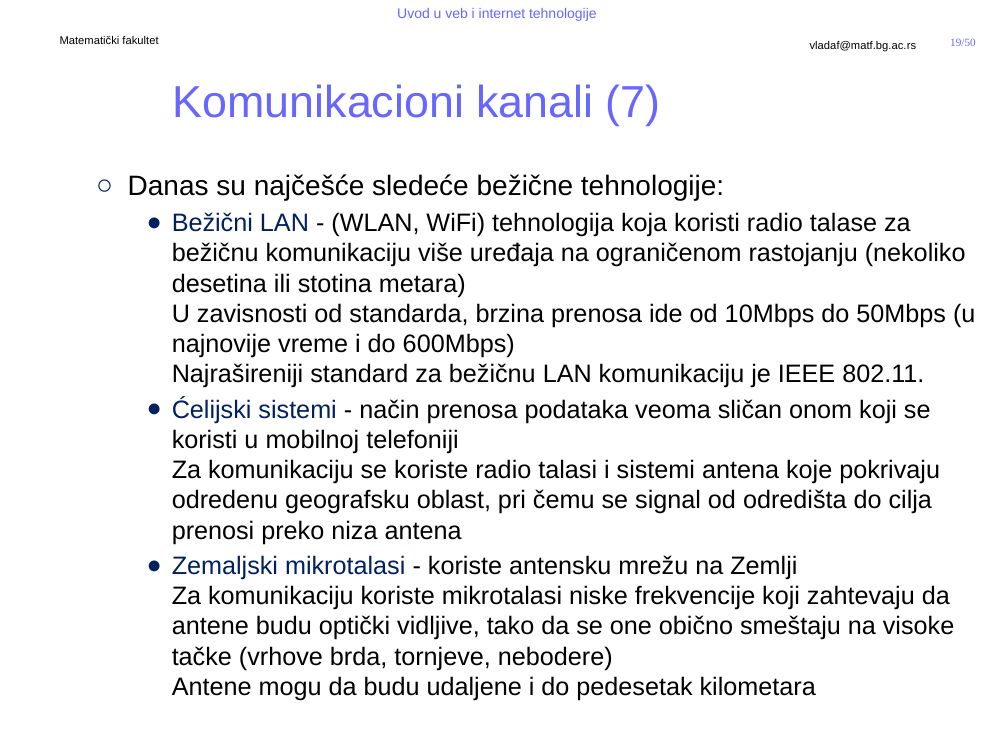
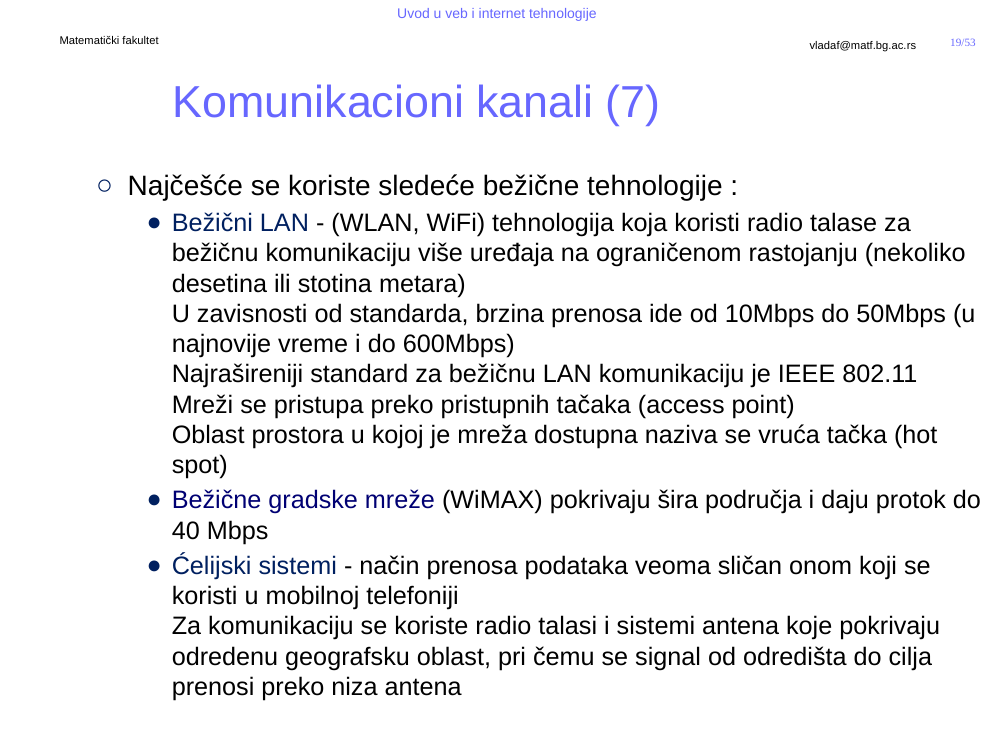
Before and after one commit to MatfUVIT/info, a slide deck: slide 19 of predavanja/prezentacije/UVIT01-01-Uvod u racunarske mreze.pptx. Drawn at 1008x756 pixels with LibreOffice and Linux fonts; fonts in the diff are those of the drawing; background and template pictures are left out. Boxes give left, top, right and bottom in pixels: in the first picture for what was removed or moved away, otherwise in the second. Text is boxed around its words. In the diff, an @@ line names an element or a change of style, - is before the commit and + after.

```diff
--- a/predavanja/prezentacije/UVIT01-01-Uvod u racunarske mreze.pptx
+++ b/predavanja/prezentacije/UVIT01-01-Uvod u racunarske mreze.pptx
@@ page number at [950,38,976,46]: text changed @@
-19/50
+19/53
@@ text at [128,174,981,544]: text changed @@
-  ○ Danas su najčešće sledeće bežične tehnologije:
-    ● Bežični LAN - (WLAN, WiFi) tehnologija koja koristi radio talase za bežičnu komunikaciju više uređaja na ograničenom rastojanju (nekoliko desetina ili stotina metara)
-      U zavisnosti od standarda, brzina prenosa ide od 10Mbps do 50Mbps (u najnovije vreme i do 600Mbps)
-      Najrašireniji standard za bežičnu LAN komunikaciju je IEEE 802.11.
+  ○ Najčešće se koriste sledeće bežične tehnologije :
+    ● Bežični LAN - (WLAN, WiFi) tehnologija koja koristi radio talase za bežičnu komunikaciju više uređaja na ograničenom rastojanju (nekoliko desetina ili stotina metara)
+      U zavisnosti od standarda, brzina prenosa ide od 10Mbps do 50Mbps (u najnovije vreme i do 600Mbps)
+      Najrašireniji standard za bežičnu LAN komunikaciju je IEEE 802.11
+      Mreži se pristupa preko pristupnih tačaka (access point)
+      Oblast prostora u kojoj je mreža dostupna naziva se vruća tačka (hot spot)
+    ● Bežične gradske mreže (WiMAX) pokrivaju šira područja i daju protok do 40 Mbps
@@ text at [172,555,954,701]: paragraph removed @@
-    ● Zemaljski mikrotalasi - koriste antensku mrežu na Zemlji
-      Za komunikaciju koriste mikrotalasi niske frekvencije koji zahtevaju da antene budu optički vidljive, tako da se one obično smeštaju na visoke tačke (vrhove brda, tornjeve, nebodere)
-      Antene mogu da budu udaljene i do pedesetak kilometara
```
Also in this commit, not shown: 19 other slides changed, 1 slide added, 1 slide removed, 3 other files.
